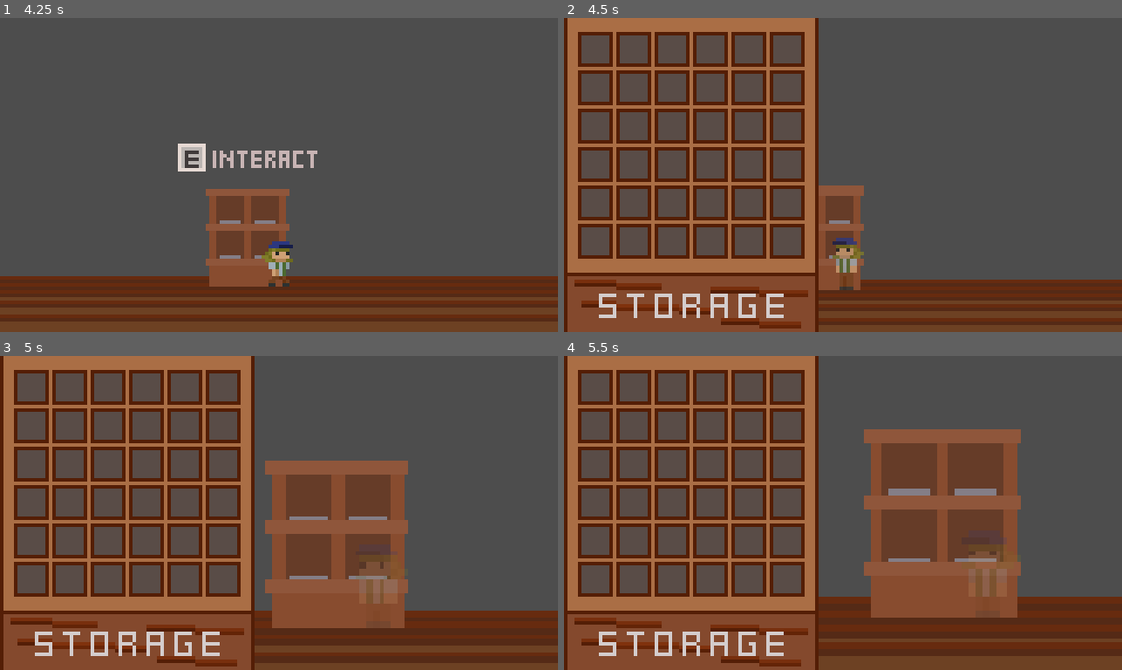
Above: before the commit, frames 1-4 (two rows, left to right).
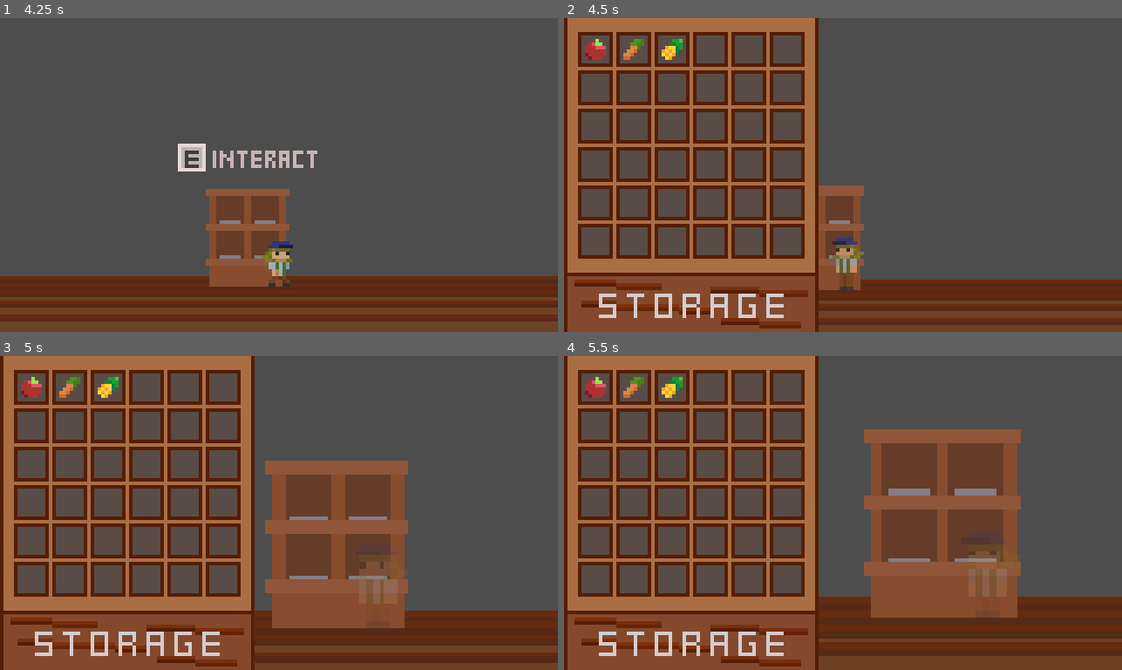
Above: after the commit, the same moments.

Repository: FreiCaneco/sigmarket
Game: Godot game, scene res://main.tscn
Same seed, same stepped clock (60 frames per second), same inputs: the game is played once before the commit and once after it.
Inputs (mouse positions are in pixels of both pictures, inside the frame that each line leads up to):
- Up to frame 1 (4.25 s): click (368, 118) at 0.5 s; hold D (move_right) 1.28-2.03 s; tap E (interact) every 0.75 s from 1.35 to 3.6 s; hold A (move_left) 2.03-2.78 s; hold D (move_right) from 2.78 s (still down)
- Up to frame 2 (4.5 s): release D (move_right) at 4.28 s; hold A (move_left) from 4.28 s (still down); tap E (interact) at 4.35 s
- Up to frame 3 (5 s): keep holding A (move_left)
- Up to frame 4 (5.5 s): keep holding A (move_left); tap E (interact) at 5.1 s

Frame 1 is identical in both runs. In frame 2, 0.5% of the frame differs, in the area x 3-22%, y 6-14%; in frame 3, 0.5%; in frame 4, 0.5%.

Commit message:
Pequenas mudanças de otimização feitas

Diff:
--- a/UI/storage_popup.gd
+++ b/UI/storage_popup.gd
@@ -1,22 +1,32 @@
 extends Control
 
 @onready var grid: GridContainer = $Storage
+var storage: Inventory
 
 func _ready() -> void:
+	load_storage_resource()
 	load_item_slots()
 	self.visible = false
 	SignalBus.shelf_interacted.connect(open_storage)
-	SignalBus.exit_pressed.connect(close_storage)
+	SignalBus.player_stopped_interacting.connect(close_storage)
 
 func open_storage(_shelf_node):
 	self.visible = true
-	print("Era pra estar aberto")
 
 func close_storage():
 	self.visible = false
+	ResourceSaver.save(storage,"user://storage.tres",ResourceSaver.FLAG_REPLACE_SUBRESOURCE_PATHS)
 
 func load_item_slots() -> void:
 	var item = preload("res://scenes/item.tscn")
-	for i in range(36):
-		var item_instantiated = item.instantiate()
-		grid.add_child(item_instantiated)
+	for i in range(storage.items.size()):
+		var item_instance = item.instantiate()
+		item_instance.item_res = storage.items[i]
+		grid.add_child(item_instance)
+
+func load_storage_resource() -> void:
+	if ResourceLoader.exists("user://storage.tres"):
+		storage = ResourceLoader.load("user://storage.tres")
+	else:
+		var template = ResourceLoader.load("res://resources/storage.tres")
+		storage = template.duplicate()
--- /dev/null
+++ b/resources/inventory.gd
@@ -0,0 +1,4 @@
+extends Resource
+class_name Inventory
+
+@export var items: Array[ItemResource]
--- /dev/null
+++ b/resources/items/carrot.tres
@@ -0,0 +1,14 @@
+[gd_resource type="Resource" script_class="ItemResource" load_steps=4 format=3 uid="uid://b2pf0ocqxbpyu"]
+
+[ext_resource type="Texture2D" uid="uid://sh5u2cgkgf0r" path="res://assets/items6x6.png" id="1_tqcif"]
+[ext_resource type="Script" uid="uid://ggeuckxrh3si" path="res://resources/item_resource.gd" id="2_bsa5t"]
+
+[sub_resource type="AtlasTexture" id="AtlasTexture_p0x02"]
+atlas = ExtResource("1_tqcif")
+region = Rect2(72, 40, 8, 8)
+
+[resource]
+script = ExtResource("2_bsa5t")
+item_name = "Carrot"
+item_texture = SubResource("AtlasTexture_p0x02")
+metadata/_custom_type_script = "uid://ggeuckxrh3si"
--- /dev/null
+++ b/resources/items/green_apple.tres
@@ -0,0 +1,14 @@
+[gd_resource type="Resource" script_class="ItemResource" load_steps=4 format=3 uid="uid://cxx046m5tmmyy"]
+
+[ext_resource type="Script" uid="uid://ggeuckxrh3si" path="res://resources/item_resource.gd" id="1_65f3n"]
+[ext_resource type="Texture2D" uid="uid://sh5u2cgkgf0r" path="res://assets/items6x6.png" id="1_p0rfk"]
+
+[sub_resource type="AtlasTexture" id="AtlasTexture_i1dgq"]
+atlas = ExtResource("1_p0rfk")
+region = Rect2(64, 40, 8, 8)
+
+[resource]
+script = ExtResource("1_65f3n")
+item_name = "Green Apple"
+item_texture = SubResource("AtlasTexture_i1dgq")
+metadata/_custom_type_script = "uid://ggeuckxrh3si"
--- /dev/null
+++ b/resources/items/pineapple.tres
@@ -0,0 +1,14 @@
+[gd_resource type="Resource" script_class="ItemResource" load_steps=4 format=3 uid="uid://cm32miijklbth"]
+
+[ext_resource type="Texture2D" uid="uid://sh5u2cgkgf0r" path="res://assets/items6x6.png" id="1_chiwj"]
+[ext_resource type="Script" uid="uid://ggeuckxrh3si" path="res://resources/item_resource.gd" id="2_ojqk8"]
+
+[sub_resource type="AtlasTexture" id="AtlasTexture_0roxf"]
+atlas = ExtResource("1_chiwj")
+region = Rect2(72, 32, 8, 8)
+
+[resource]
+script = ExtResource("2_ojqk8")
+item_name = "Pineapple"
+item_texture = SubResource("AtlasTexture_0roxf")
+metadata/_custom_type_script = "uid://ggeuckxrh3si"
--- /dev/null
+++ b/resources/storage.tres
@@ -0,0 +1,12 @@
+[gd_resource type="Resource" script_class="Inventory" load_steps=6 format=3 uid="uid://ds3ouncldtrxf"]
+
+[ext_resource type="Script" uid="uid://ggeuckxrh3si" path="res://resources/item_resource.gd" id="1_g38mp"]
+[ext_resource type="Resource" uid="uid://cn8wgtqxabae5" path="res://resources/items/apple.tres" id="2_ebv5h"]
+[ext_resource type="Resource" uid="uid://b2pf0ocqxbpyu" path="res://resources/items/carrot.tres" id="3_2gedv"]
+[ext_resource type="Script" uid="uid://ds5vx758p2bic" path="res://resources/inventory.gd" id="3_rycbr"]
+[ext_resource type="Resource" uid="uid://cm32miijklbth" path="res://resources/items/pineapple.tres" id="4_b2vut"]
+
+[resource]
+script = ExtResource("3_rycbr")
+items = Array[ExtResource("1_g38mp")]([ExtResource("2_ebv5h"), ExtResource("3_2gedv"), ExtResource("4_b2vut"), null, null, null, null, null, null, null, null, null, null, null, null, null, null, null, null, null, null, null, null, null, null, null, null, null, null, null, null, null, null, null, null])
+metadata/_custom_type_script = "uid://ds5vx758p2bic"
--- a/scripts/camera.gd
+++ b/scripts/camera.gd
@@ -5,7 +5,7 @@
 
 func _ready() -> void:
 	SignalBus.shelf_interacted.connect(go_to_shelf)
-	SignalBus.exit_pressed.connect(go_to_player)
+	SignalBus.player_stopped_interacting.connect(go_to_player)
 
 func go_to_shelf(shelf: Node2D) -> void:
 	var correct_position: Marker2D = shelf.get_node("CameraPosition")
--- a/scripts/interaction_component.gd
+++ b/scripts/interaction_component.gd
@@ -20,7 +20,7 @@
 		interacting = true
 
 	if Input.is_action_just_pressed("exit") and interacting == true:
-		SignalBus.exit_pressed.emit()
+		SignalBus.player_stopped_interacting.emit()
 		interacting = false
 
 func _on_area_2d_body_entered(body: Node2D) -> void:
--- a/scripts/item.gd
+++ b/scripts/item.gd
@@ -1,12 +1,17 @@
 extends TextureRect
+@export var item_res: ItemResource
 
-func _get_drag_data(at_position: Vector2) -> Variant:
+func _ready() -> void:
+	if item_res:
+		texture = item_res.item_texture
+
+func _get_drag_data(_at_position: Vector2) -> Variant:
 
 	var preview_texture  = TextureRect.new()
 
 	preview_texture.texture = texture
 	preview_texture.expand_mode = TextureRect.EXPAND_IGNORE_SIZE
-	preview_texture.size = Vector2(4,4)
+	preview_texture.size = Vector2(8,8)
 
 	var preview = Control.new()
 	preview.add_child(preview_texture)
@@ -17,8 +22,8 @@
 
 	return data
 
-func _can_drop_data(at_position: Vector2, data: Variant) -> bool:
+func _can_drop_data(_at_position: Vector2, data: Variant) -> bool:
 	return data is Texture2D
 
-func _drop_data(at_position: Vector2, data: Variant) -> void:
+func _drop_data(_at_position: Vector2, data: Variant) -> void:
 	texture = data
--- a/scripts/player.gd
+++ b/scripts/player.gd
@@ -9,7 +9,7 @@
 func _ready() -> void:
 	Global.player = self
 
-func _process(delta: float) -> void:
+func _process(_delta: float) -> void:
 	if velocity.x != 0:
 		anim.play("move")
 	else:
--- a/scripts/player_vfx.gd
+++ b/scripts/player_vfx.gd
@@ -5,7 +5,7 @@
 
 func _ready() -> void:
 	SignalBus.shelf_interacted.connect(shelf_interaction)
-	SignalBus.exit_pressed.connect(shelf_exit)
+	SignalBus.player_stopped_interacting.connect(shelf_exit)
 	player = get_parent()
 
 func shelf_interaction(_shelf) -> void:
--- a/scripts/shelf.gd
+++ b/scripts/shelf.gd
@@ -17,14 +17,16 @@
 	ui_canvas = get_tree().get_first_node_in_group("UI")
 	if texture:
 		sprite_2d.texture = texture
+
 	add_slots_based_on_type()
 
 func _process(_delta: float) -> void:
 	if slots_grid and slots_grid.visible:
-		# Use a reference point on the shelf
 		var shelf_screen_pos = get_global_transform_with_canvas().origin
 		var z = Global.cam.zoom.x
+		# Precisa transformar isso em dinamico, pois esse valor dep
 		var grid_offset = Vector2(-9, -12)
+
 		slots_grid.global_position = (shelf_screen_pos + (grid_offset * z)).round()
 		slots_grid.scale = Vector2(z, z)
 
--- a/singletons/signal_bus.gd
+++ b/singletons/signal_bus.gd
@@ -1,4 +1,4 @@
 extends Node
 
 signal shelf_interacted(shelf_node: Node2D)
-signal exit_pressed
+signal player_stopped_interacting
--- a/teste.tscn
+++ b/teste.tscn
@@ -1,3 +1,13 @@
-[gd_scene format=3 uid="uid://dswbs8iho1bs"]
+[gd_scene load_steps=3 format=3 uid="uid://dswbs8iho1bs"]
+
+[ext_resource type="PackedScene" uid="uid://xh0c14u401rd" path="res://scenes/item.tscn" id="1_7w86a"]
+[ext_resource type="Resource" uid="uid://cn8wgtqxabae5" path="res://resources/items/apple.tres" id="2_s2wow"]
 
 [node name="TestScene" type="Node2D"]
+
+[node name="Item" parent="." instance=ExtResource("1_7w86a")]
+offset_left = 27.0
+offset_top = 40.0
+offset_right = 35.0
+offset_bottom = 48.0
+item_res = ExtResource("2_s2wow")
Binary file removed: assets/items.png
Not shown, removed: assets/items.png.import
Not shown, added: resources/inventory.gd.uid
